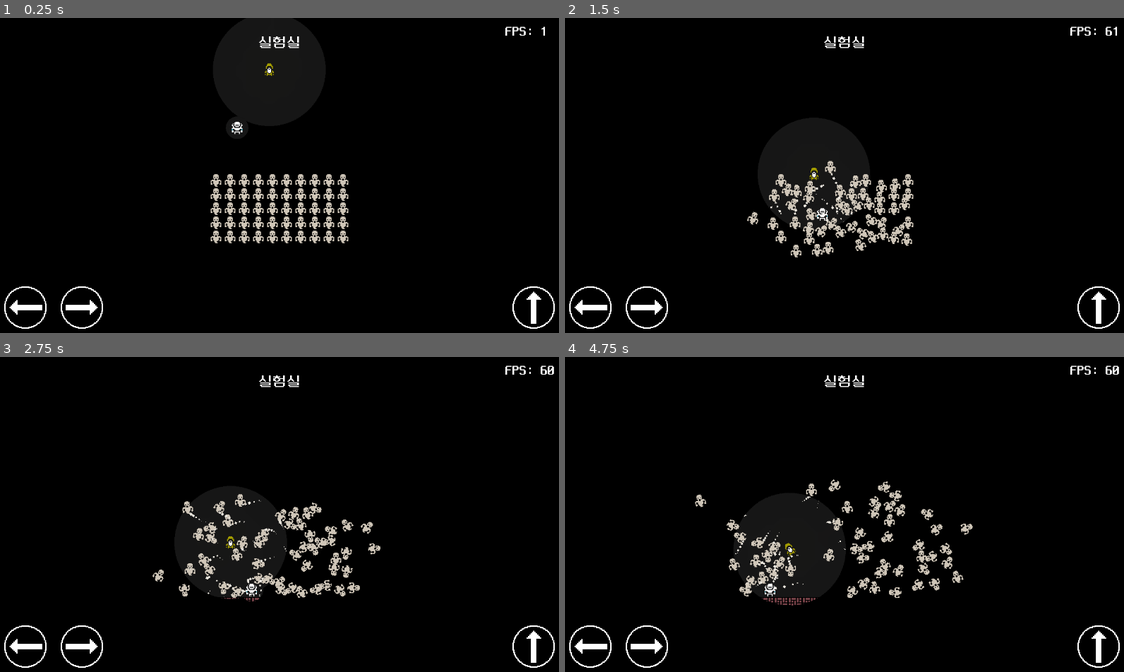
Above: before the commit, frames 1-4 (two rows, left to right).
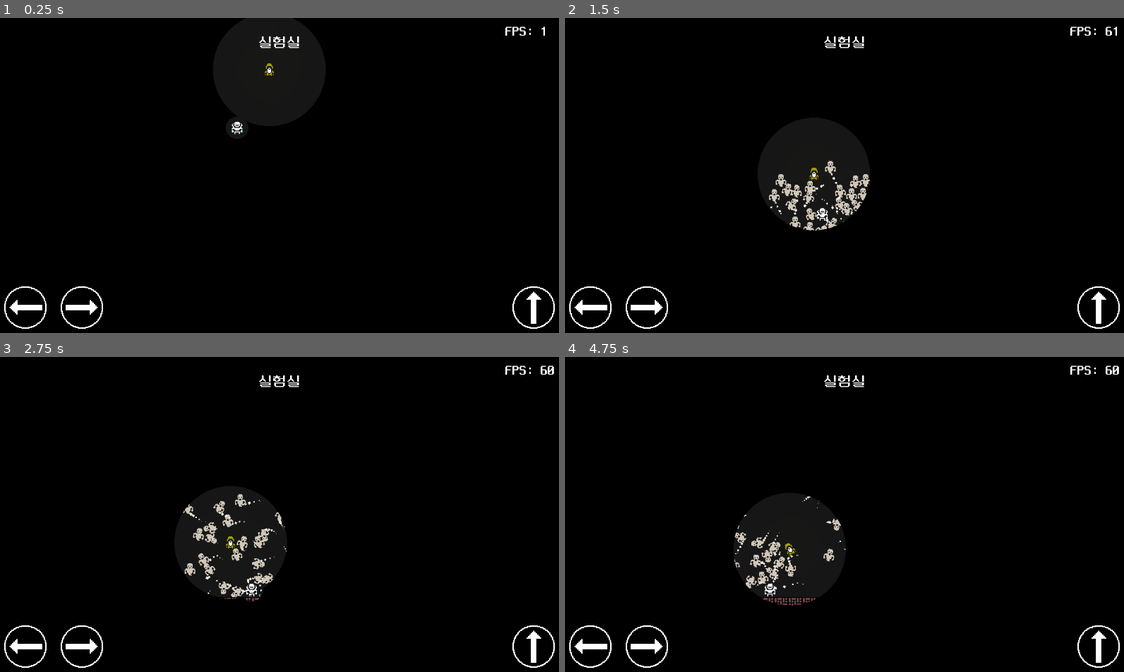
Above: after the commit, the same moments.

Repository: rhdehgks/Defense
Game: Godot game, scene res://game_screen/game.tscn
Two runs of this game, one before a commit and one after it. Both use one fixed random seed, a clock stepped at 60 frames per second and the inputs below.
Inputs:
- Up to frame 1 (0.25 s): no input
- Up to frame 2 (1.5 s): hold Right (ui_right) 0.53-1.28 s; hold Left (ui_left) from 1.28 s (still down)
- Up to frame 3 (2.75 s): release Left (ui_left) at 2.03 s; hold Right (ui_right) from 2.03 s (still down)
- Up to frame 4 (4.75 s): release Right (ui_right) at 2.78 s; hold Up (ui_up) 2.78-3.53 s; hold Left (ui_left) from 3.53 s (still down)

The runs differ from the first frame. In frame 1, 2.3% of the frame differs, in the area x 37-63%, y 49-72%; in frame 2, 1.4%; in frame 3, 1.4%; in frame 4, 1.8%.

Commit message:
버그 픽스

Diff:
--- a/game_screen/ghost.tscn
+++ b/game_screen/ghost.tscn
@@ -49,7 +49,6 @@
 process_material = SubResource("ParticleProcessMaterial_vuv1k")
 
 [node name="Sprite2D" type="Sprite2D" parent="RigidBody2D"]
-light_mask = 512
 texture = ExtResource("2_hxgm2")
 
 [node name="Timer" type="Timer" parent="RigidBody2D"]
